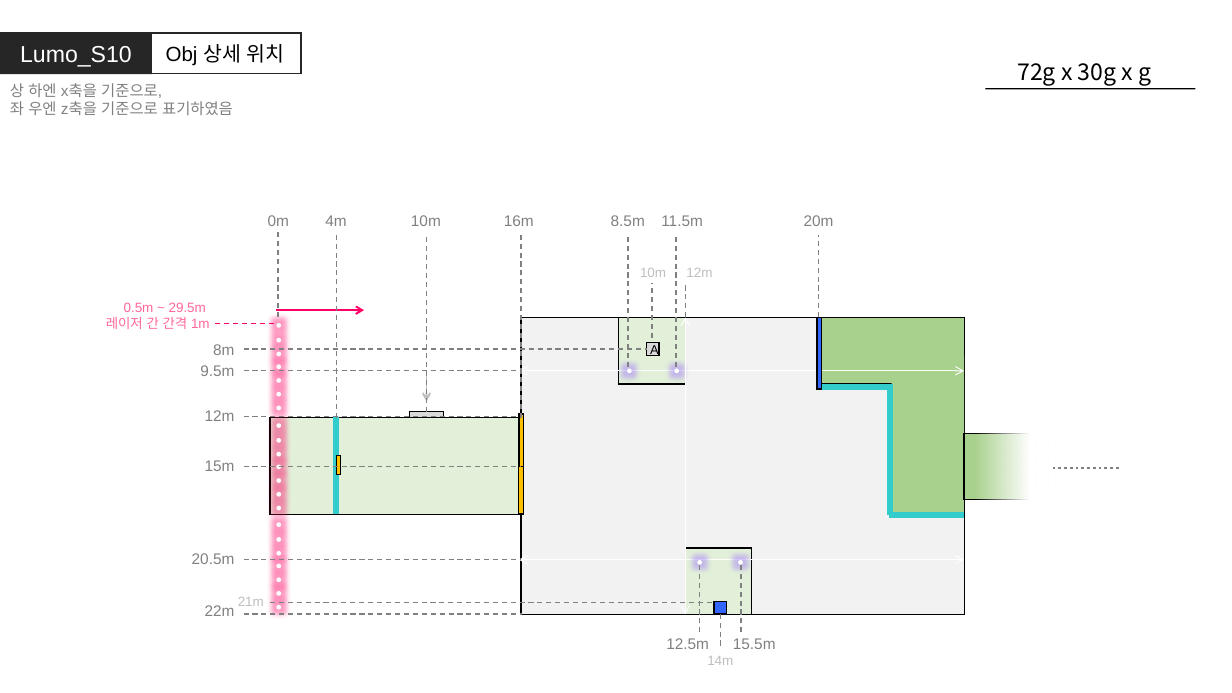
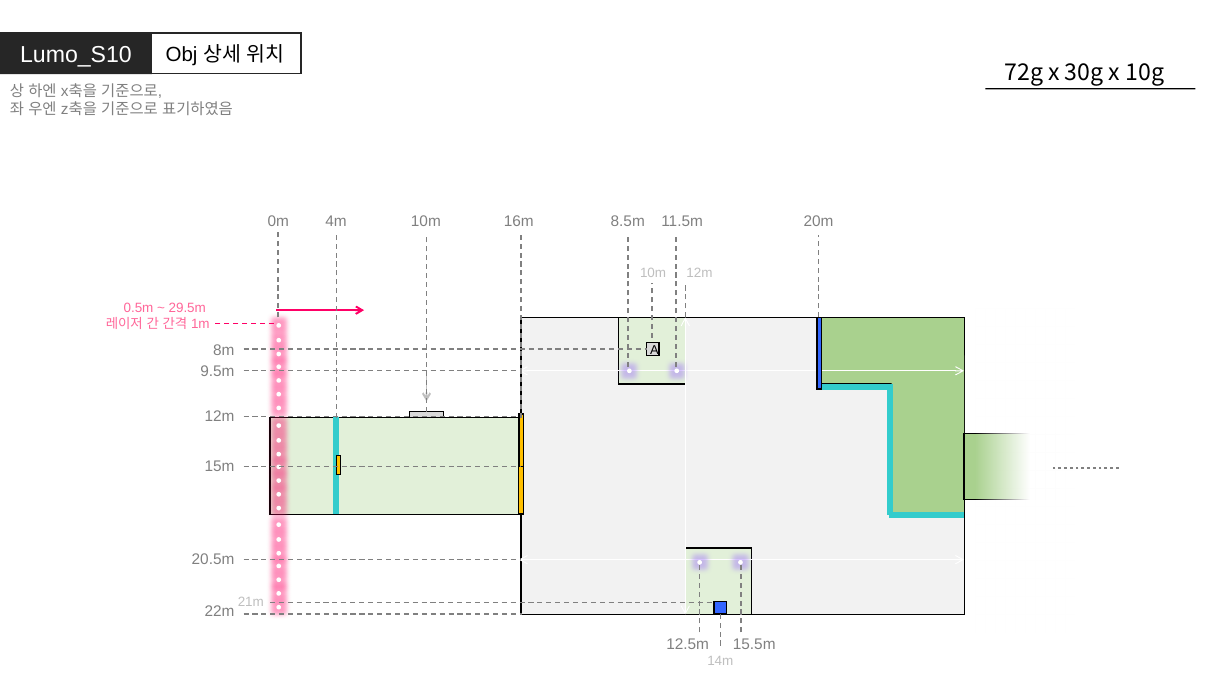
Before and after one commit to GGMGangsterHamster/GangsterHamster, a slide deck: slide 9 of Documents/Lumo_Stage.pptx (slide 7 before the commit). Drawn at 1232x693 pixels with LibreOffice and Linux fonts; fonts in the diff are those of the drawing. Boxes give left, top, right and bottom in pixels: in the first picture for what was removed or moved away, otherwise in the second. Text is boxed around its words. In the diff, an @@ line names an element or a change of style, - is before the commit and + after.

```diff
--- a/Documents/Lumo_Stage.pptx
+++ b/Documents/Lumo_Stage.pptx
@@ text at box(1004, 63, 1164, 86): text changed @@
-72g x 30g x g
+72g x 30g x 10g
```
Also in this commit, not shown: 3 other slides changed, 2 slides added, 2 other files.
